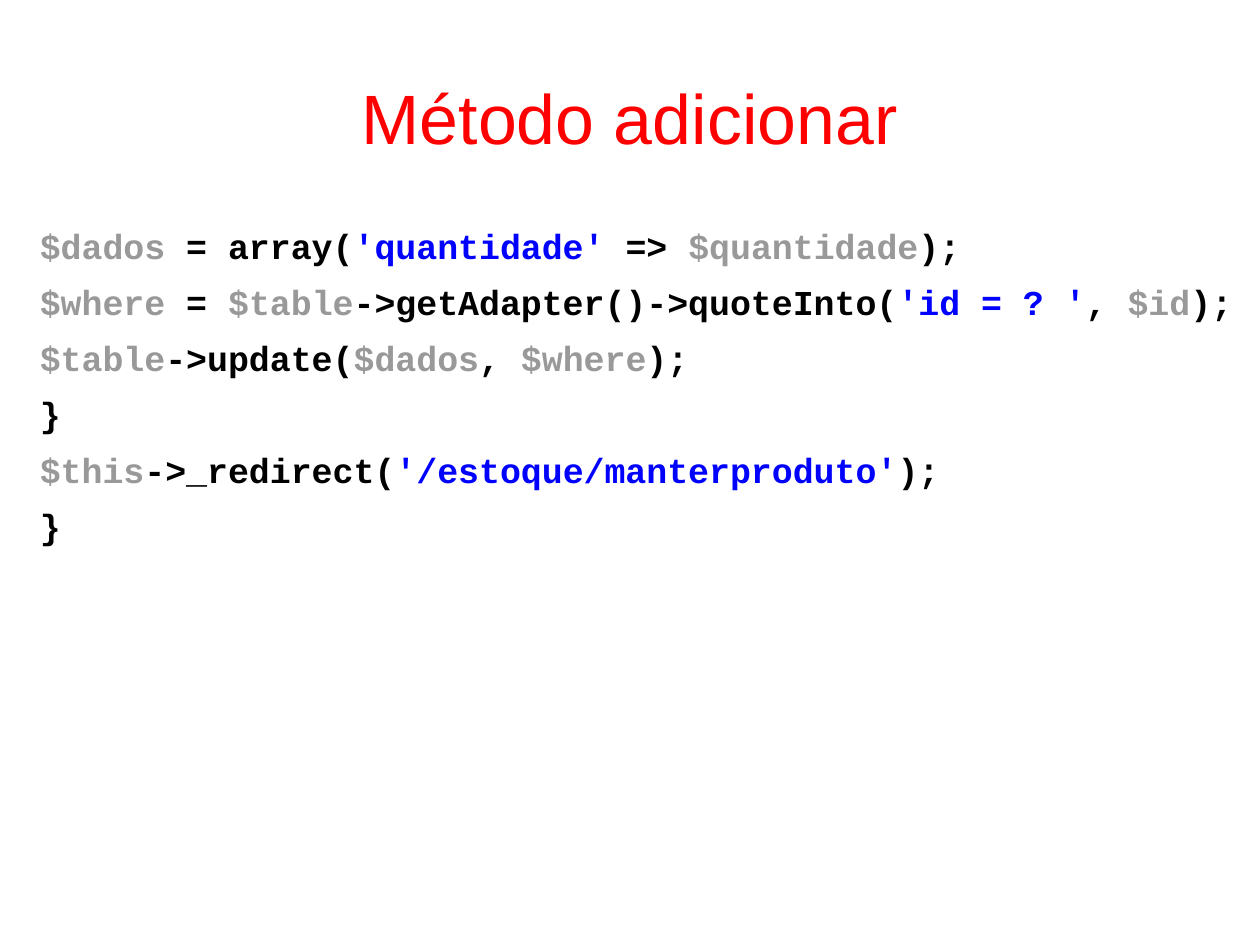
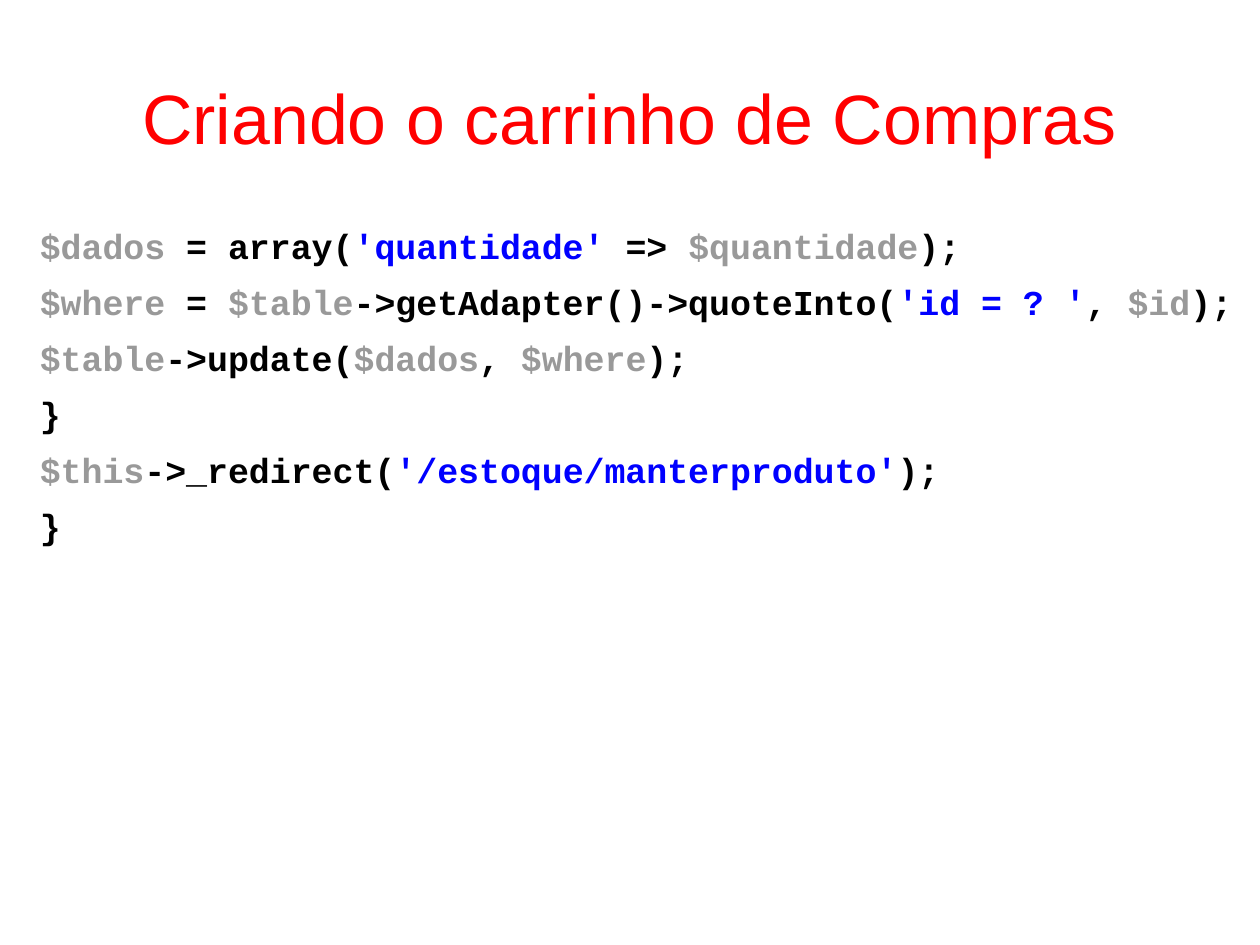
Before and after one commit to fgsl/lojasacme, a slide deck: slide 162 of docs/tutorial.odp. Drawn at 1260x945 pixels with LibreOffice and Linux fonts; fonts in the diff are those of the drawing. Boxes give left, top, right and bottom in pixels: in the first picture for what was removed or moved away, otherwise in the second. Text is boxed around its words. In the diff, an @@ line names an element or a change of style, - is before the commit and + after.

```diff
--- a/docs/tutorial.odp
+++ b/docs/tutorial.odp
@@ title at [142, 93, 1116, 157]: text changed @@
-Método adicionar
+Criando o carrinho de Compras
```
Also in this commit, not shown: 62 other slides changed, 2 other files.
